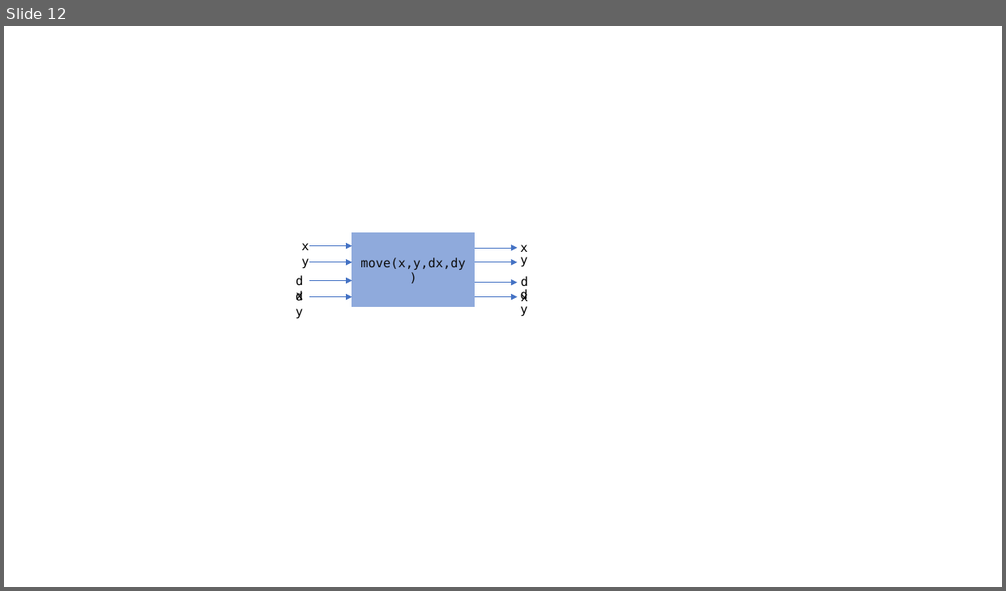
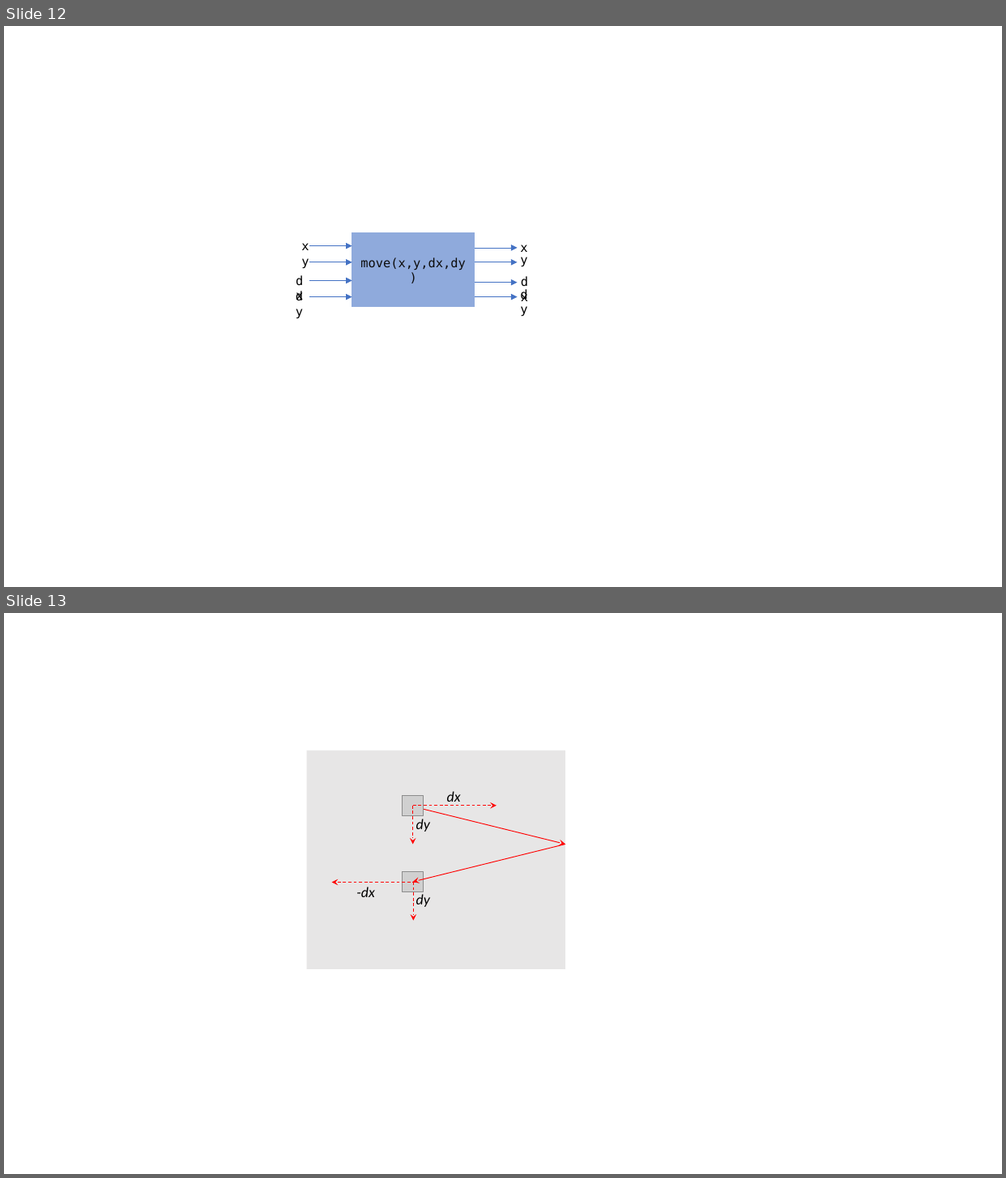
Before and after one commit to edharcourt/CS140, a slide deck: images/pygame_rect_window.pptx. Shown one above the other, each under a label of ours: slide 12 before the commit, slides 12 and 13 after it. The pictures are 1006x591 and 1006x1178 pixels, drawn with LibreOffice and Linux fonts; fonts in the diff are those of the drawing; grey boxes stand for pictures. Boxes give left, top, right and bottom in pixels: in the first picture for what was removed or moved away, otherwise in the second. Text is boxed around its words. In the diff, an @@ line names an element or a change of style, - is before the commit and + after.

```diff
--- a/images/pygame_rect_window.pptx
+++ b/images/pygame_rect_window.pptx
@@ slide 13 added at (4,613,1002,1174), background #FFFFFF @@
@@ rectangle added at (306,751,565,970), fill #E7E6E6 @@
@@ picture added at (403,796,424,815) @@
@@ arrow added from (413, 807) to (565, 845), #FF0000 0.75 pt @@
@@ arrow added from (413, 806) to (496, 806), #FF0000 0.75 pt dashed @@
@@ arrow added from (413, 806) to (413, 845), #FF0000 0.75 pt dashed @@
@@ text added at (447,791,461,806), 14 pt, text #000000, italic @@
+dx
@@ text added at (416,819,430,832), 14 pt, text #000000, italic @@
+dy
@@ arrow added from (565, 845) to (413, 882), #FF0000 0.75 pt @@
@@ picture added at (403,872,424,892) @@
@@ arrow added from (415, 883) to (332, 883), #FF0000 0.75 pt dashed @@
@@ text added at (356,887,375,897), 14 pt, text #000000, italic @@
+-dx
@@ arrow added from (414, 882) to (414, 921), #FF0000 0.75 pt dashed @@
@@ text added at (416,894,430,907), 14 pt, text #000000, italic @@
+dy
```
Also in this commit, not shown: 2 other files.
